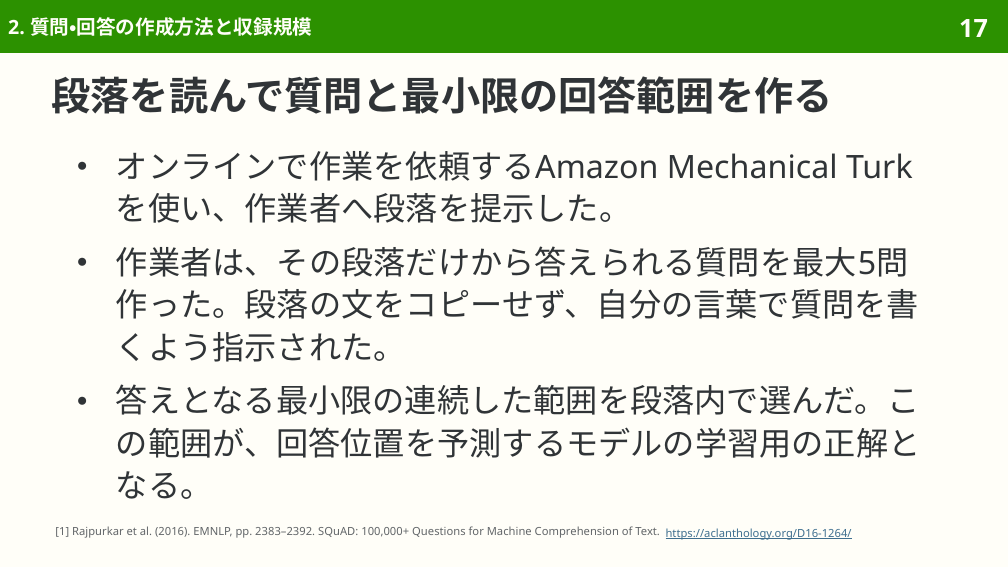
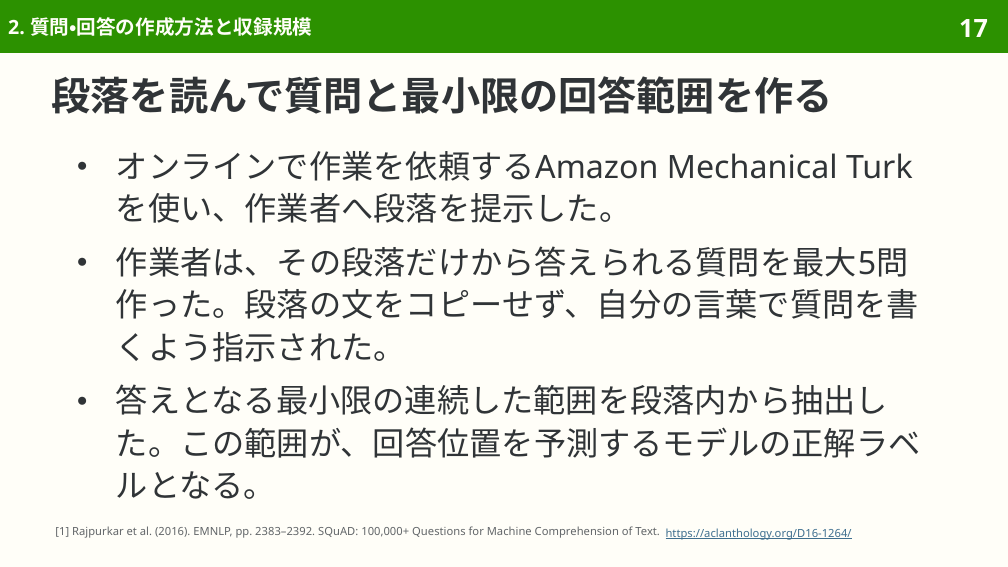
Before and after one commit to sasakiy84/datasets-in-10-minutes, a slide deck: slide 17 of slides/datasets-in-10-minutes-squad.pptx. Drawn at 1008x567 pixels with LibreOffice and Linux fonts; fonts in the diff are those of the drawing. Boxes give left, top, right and bottom in pixels: in the first picture for what was removed or moved away, otherwise in the second. Text is boxed around its words. In the diff, an @@ line names an element or a change of style, - is before the commit and + after.

```diff
--- a/slides/datasets-in-10-minutes-squad.pptx
+++ b/slides/datasets-in-10-minutes-squad.pptx
@@ text at <box>116,384,921,499</box>: text changed @@
-● 答えとなる最小限の連続した範囲を段落内で選んだ。この範囲が、回答位置を予測するモデルの学習用の正解となる。
+● 答えとなる最小限の連続した範囲を段落内から抽出した。この範囲が、回答位置を予測するモデルの正解ラベルとなる。
```
Also in this commit, not shown: 20 other slides changed, 7 other files.
